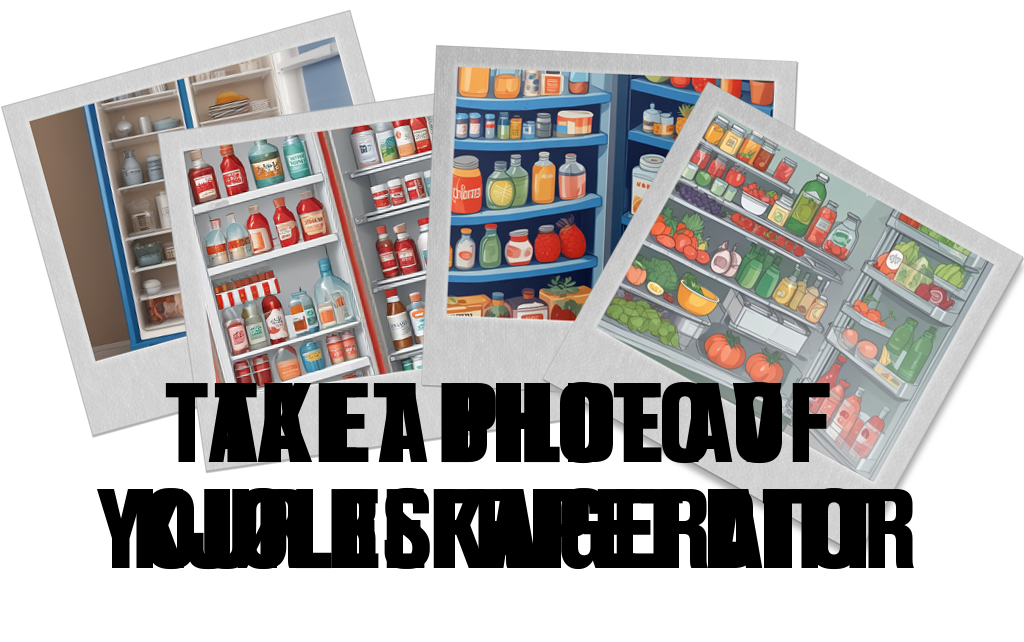
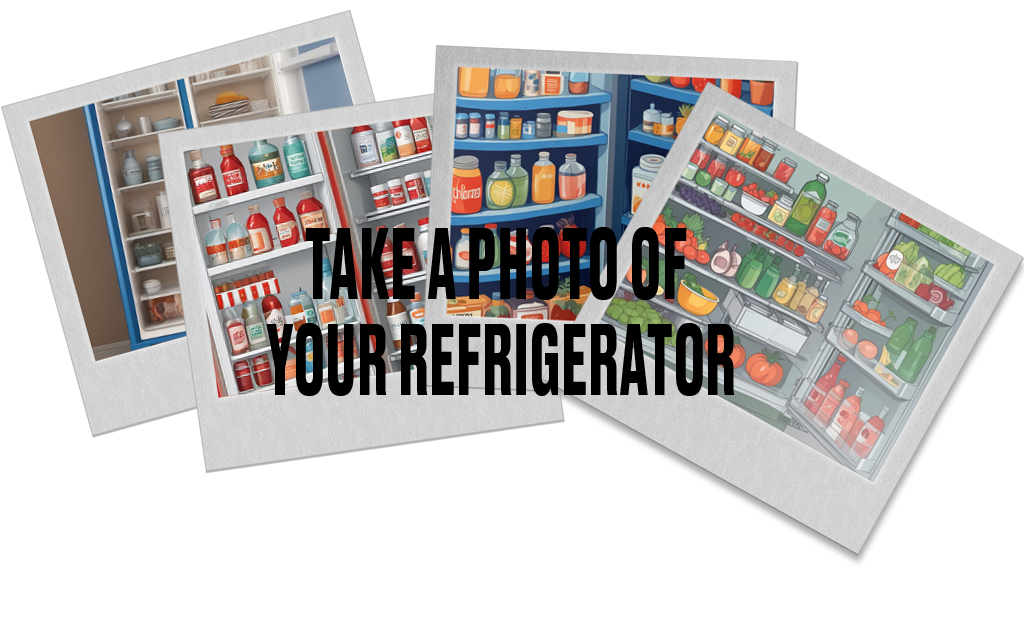
The second 1024px x 642px image is a revision of the first. Changes to its layers:
added group "Group 1 copy" with 2 layers above "Group 1" over <box>266,227,735,396</box>
added layer "TAKE A PHOTO OF YOUR REFRIGERATOR" (1st of 2, in "Group 1 copy") in group "Group 1 copy" over <box>266,227,735,396</box>
hid group "Group 1" (2 layers) over <box>97,382,914,570</box>
